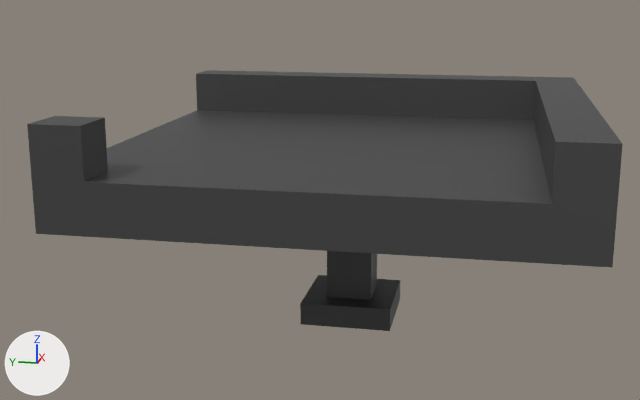
A saved change to the Blender file Render/Blender_Project_Files_V2/C_C_Belt_V1.blend.
Before and after are seen from a 50 mm camera at (-1.917, -0.308, 0.742) aimed at (-0.011, 0.074, 0.266). Arrows for +X, +Y and +Z are at lower left; the lights stay in place.

The older version as bpy lines, for what is in view:
```python
me_cube_001 = bpy.data.meshes.new('Cube.001')
me_cube_001.from_pydata(...)  # 36 vertices, 28 faces; spans x -0.5..0.5, y -0.5..0.5, z 0.0..0.5
me_cube_001.materials.append(mat_dark)  # black #414141
ob_cube = bpy.data.objects.new('Cube', me_cube_001)
ob_cube.location = (0.0, 0.0, 0.0)
```
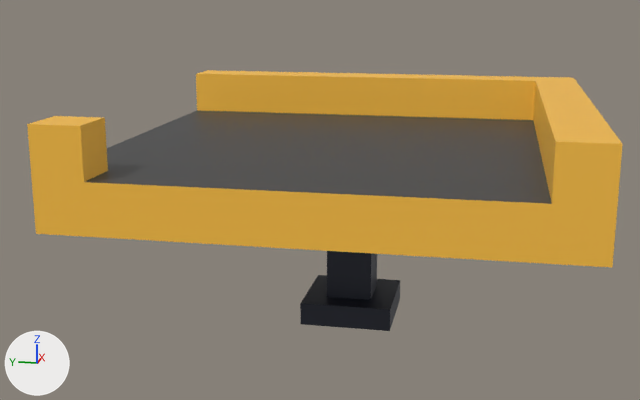
Pixel boxes [x1, y1, x2, y2] of what changed, in the pictures (640 x 400 px):
part 1 of me_cube_001, recoloured (black to orange)
    both: [196, 70, 622, 203]
part 2 of me_cube_001, recoloured (black to orange)
    both: [27, 116, 623, 267]

The change, as a diff of the scene's bpy script:
```diff
--- a/Render/Blender_Project_Files_V2/C_C_Belt_V1.blend.py
+++ b/Render/Blender_Project_Files_V2/C_C_Belt_V1.blend.py
@@ mat_base @@
+mat_base = principled_material('Base')
+mat_base.base_color = (0.02, 0.0236, 0.0397)  # dark blue #272a38
@@ mat_top @@
+mat_top = principled_material('Top')
+mat_top.base_color = (1.0, 0.541, 0.056)  # orange #ffc243
@@ me_cube_001 @@
 me_cube_001.from_pydata(...)  # 36 vertices, 28 faces; spans x -0.5..0.5, y -0.5..0.5, z 0.0..0.5
 # used by ob_cube; location = (0.0, 0.0, 0.0)
+# me_cube_001 part 1: all 6 faces centred in x -0.05..0.5, y -0.5..0.5, z 0.4..0.5 switch from mat_dark (black #414141) to mat_top (orange #ffc243)
+# me_cube_001 part 2: all 4 faces centred in x -0.5..-0.4, y 0.0..0.45, z 0.425..0.5 switch from mat_dark (black #414141) to mat_top (orange #ffc243)
+me_cube_001.materials.append(mat_base)  # dark blue #272a38
```
